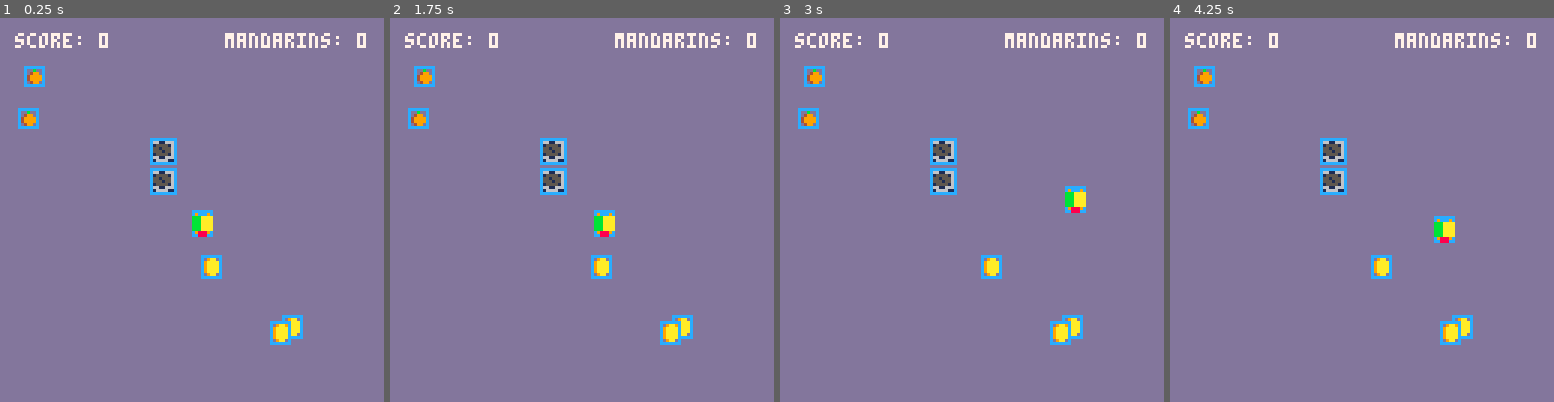
Above: before the commit, frames 1-4 (left to right).
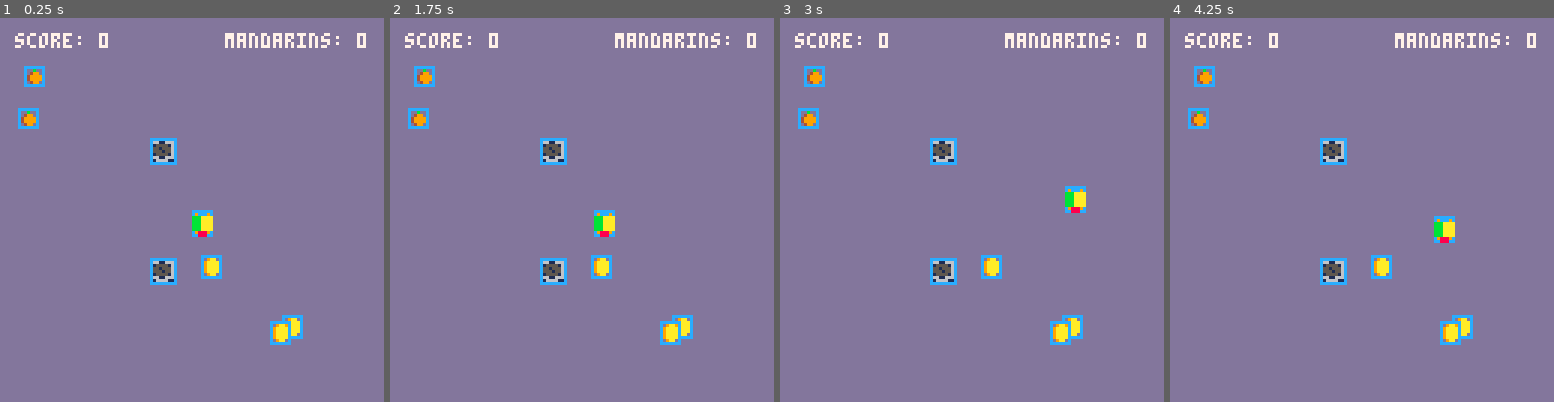
Above: after the commit, the same moments.

Repository: Thomasjkeel/first-game
Game: PICO-8 cartridge test_first_game.p8
The game is run twice, just before and just after one commit, with the same random seed, the same clock (stepped at 60 frames per second) and the same inputs.
Inputs:
- Up to frame 1 (0.25 s): no input
- Up to frame 2 (1.75 s): hold Right from 1.6 s (still down)
- Up to frame 3 (3 s): release Right at 2.1 s; hold Up 2.15-2.42 s; hold Right from 2.47 s (still down)
- Up to frame 4 (4.25 s): release Right at 3.03 s; hold Left 3.08-3.58 s; hold Down 3.63-3.97 s; hold Right from 4.02 s (still down)

The runs differ from the first frame. In frame 1, 1.0% of the frame differs, in the area x 39-47%, y 39-70%; in frame 2, 1.0%; in frame 3, 1.0%; in frame 4, 1.0%.

Commit message:
complete hit detection

Diff:
--- a/test_first_game.p8
+++ b/test_first_game.p8
@@ -70,21 +70,33 @@
  end,
 
  check_for_block_collision=function(self, block)
-  if bounding_boxes_overlapping(self,block) then
-   local top_hitbox={
-    x+2,y+(h/2),x+w-2,y+h
-   }
-   -- top hitbox
-   local bottom_hitbox={
-    x+2,y+(h/2),x+w-2,y
-   }
-   -- side hitboxes
-   local left_hitbox={
-    x,y+2,x+w/2,y+h-2
-   }
-   local right_hitbox={
-    x+w/2,y+2,x+w,y+h-2
-   }
+  local x,y,w,h=self.x,self.y,self.width,self.height
+  local top_hitbox={
+   x=x+2,y=y,width=w-4,height=h/2
+  }
+  -- top hitbox
+  local bottom_hitbox={
+   x=x+2,y=y+h/2,width=w-4,height=h/2
+  }
+  -- side hitboxes
+  local left_hitbox={
+   x=x,y=y+2,width=w/2,height=h-4
+  }
+  local right_hitbox={
+   x=x+w/2,y=y+2,width=w/2,height=h-4
+  }
+  -- collisions
+  if bounding_boxes_overlapping(top_hitbox,block) then
+   self.y=block.y+block.height
+  end
+  if bounding_boxes_overlapping(bottom_hitbox,block) then
+   self.y=block.y-self.height
+  end
+  if bounding_boxes_overlapping(left_hitbox,block) then
+   self.x=block.x+block.width
+  end
+  if bounding_boxes_overlapping(right_hitbox,block) then
+   self.x=block.x-self.width
   end
 
  end
@@ -102,7 +114,7 @@
  }
  -- blocks
  blocks={
-  make_block(50,50),
+  make_block(50,80),
   make_block(50,40)
  }
 
